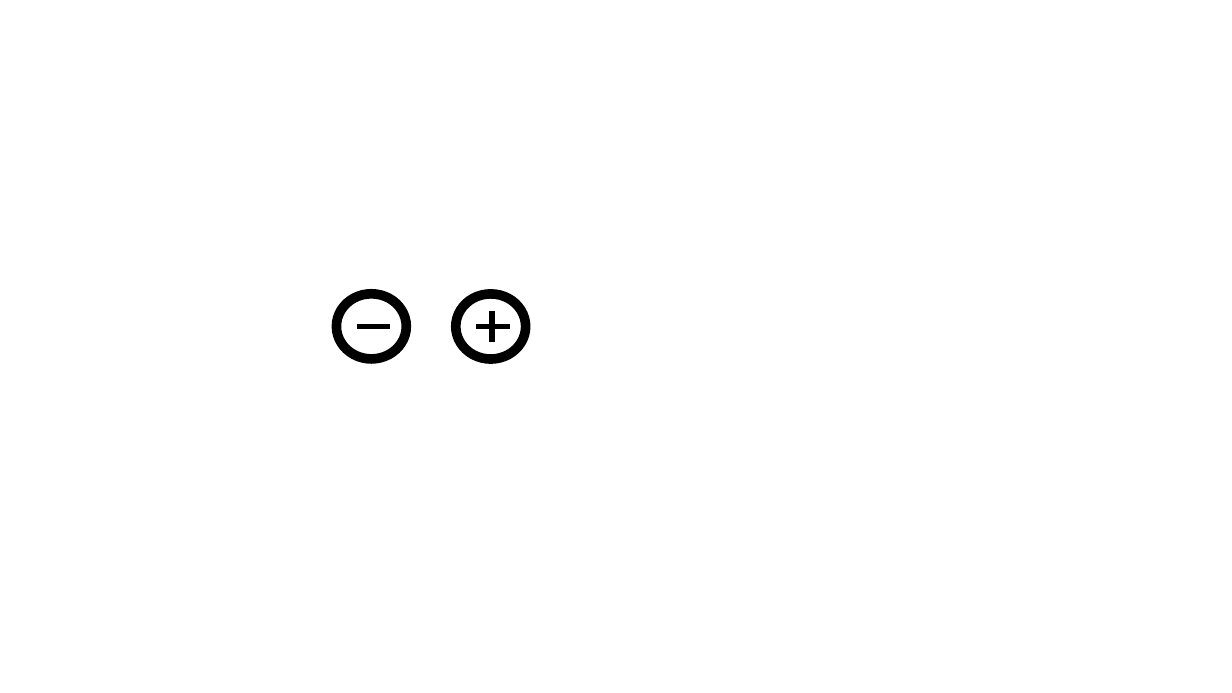
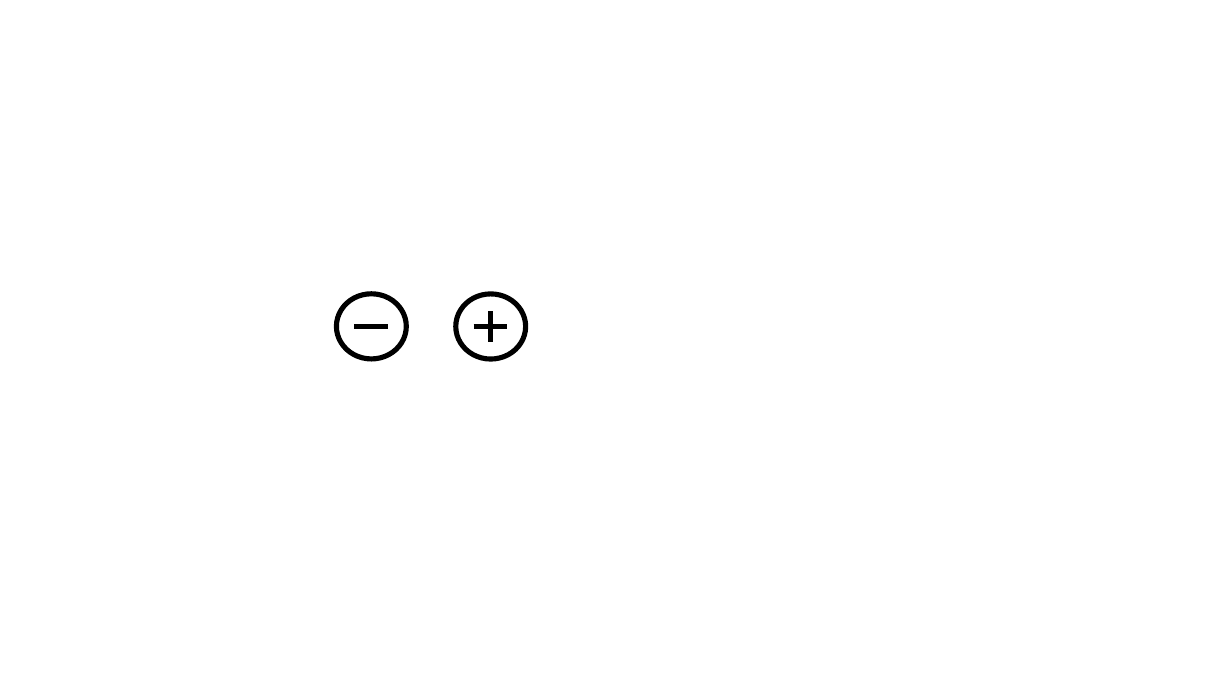
Before and after one commit to chris254/concordia, a slide deck: slide 1 of buttons.pptx. Drawn at 1232x693 pixels with LibreOffice and Linux fonts; fonts in the diff are those of the drawing. Boxes give left, top, right and bottom in pixels: in the first picture for what was removed or moved away, otherwise in the second. Text is boxed around its words. In the diff, an @@ line names an element or a change of style, - is before the commit and + after.

```diff
--- a/buttons.pptx
+++ b/buttons.pptx
@@ ellipse at [336, 294, 407, 360]: outline #000000 7.5 pt to #000000 4 pt @@
@@ ellipse at [456, 294, 526, 360]: outline #000000 7.5 pt to #000000 4 pt @@
```
Also in this commit, not shown: 2 other files.
